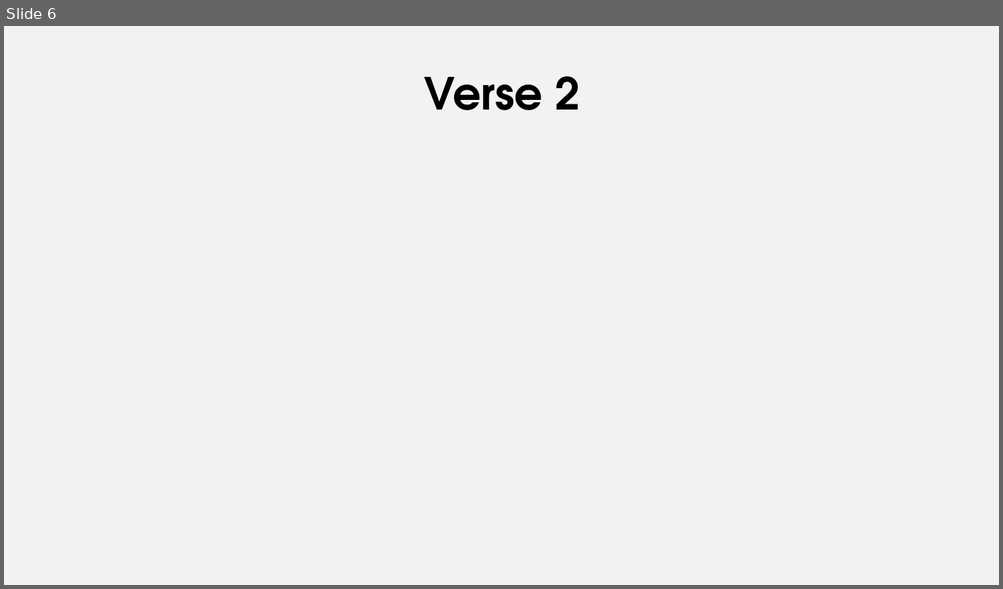
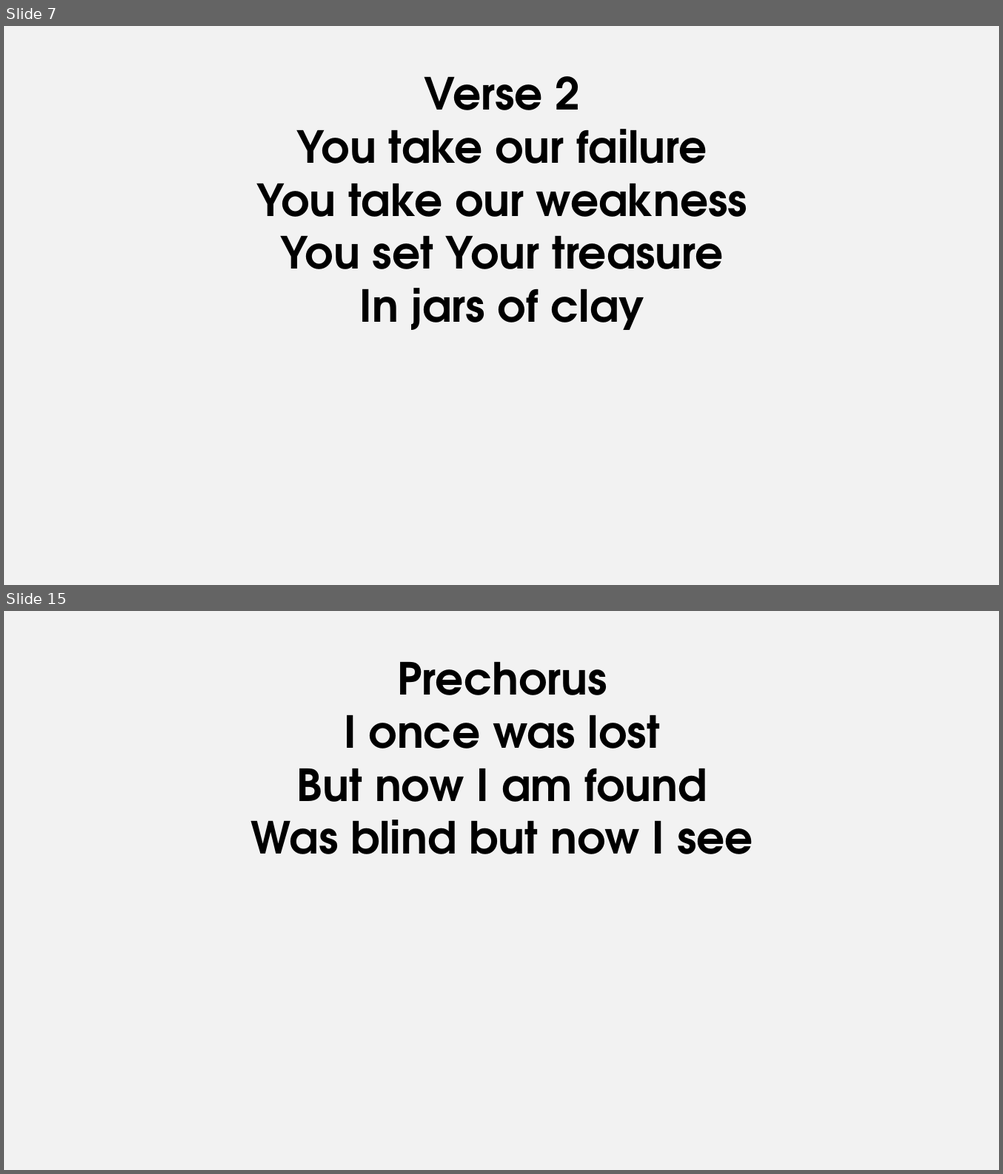
Before and after one commit to pangwuu/Weekly-powerpoint-maker, a slide deck: Songs/Broken Vessels (Amazing Grace)/Broken Vessels (Amazing Grace).pptx. Shown one above the other, each under a label of ours: slide 6 before the commit, slides 7 and 15 after it; the slides between them are not shown. The pictures are 1003x589 and 1003x1174 pixels, drawn with LibreOffice and Linux fonts; fonts in the diff are those of the drawing. Boxes give left, top, right and bottom in pixels: in the first picture for what was removed or moved away, otherwise in the second. Text is boxed around its words. In the diff, an @@ line names an element or a change of style, - is before the commit and + after.

```diff
--- a/Songs/Broken Vessels (Amazing Grace)/Broken Vessels (Amazing Grace).pptx
+++ b/Songs/Broken Vessels (Amazing Grace)/Broken Vessels (Amazing Grace).pptx
@@ slide 15 added at (4,611,999,1170), background #F2F2F2 @@
@@ subtitle added at (251,661,753,854), 42.7 pt, text #000000, bold @@
+Prechorus
+I once was lost
+But now I am found
+Was blind but now I see
@@ what was slide 6 is now slide 7 @@
@@ slide 7 changed as well @@
@@ subtitle at (257,129,747,330): paragraphs added @@
+You take our failure
+You take our weakness
+You set Your treasure
+In jars of clay
```
Also in this commit, not shown: 4 other slides changed, 10 other slides added, 5 slides removed, 9 other files.
